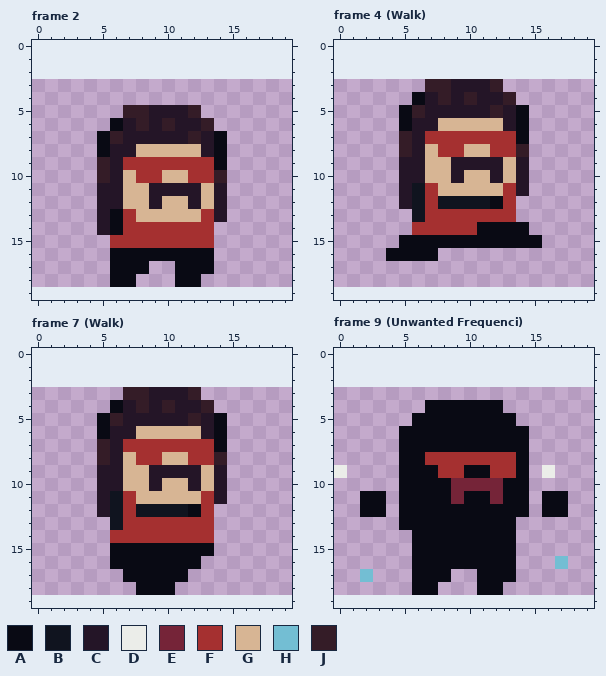
One commit to this pixel-art file: Assets/Sprites/Characters/doc.ase. That is the earlier state.
20x16 pixels, 17 frames. Shown: frame 2, frame 4 (Walk), frame 7 (Walk), frame 9 (Unwanted Frequenci). The old version is drawn lined up with the new one, on the new canvas. The commit also changed other frames, which this record leaves out.
Visible layers, top first: "Layer 1", "Head", "Body".
Palette (. is transparent): A #090a14  B #10141f  C #241527  D #ebede9  E #752438  F #a53030  G #d7b594  H #73bed3  J #341c27
Pixels before, frame 2, first column x 5:
 5 ..JJCCCJ..
 6 .ACJCJCCJ.
 7 AJCCCCCJCA
 8 ACCGGGGGCA
 9 JCFFFFFFFA
10 JCGFFGGFFJ
11 CCGGCCCCGC
12 CCGGCGGCGC
13 CAFGGGGGFC
14 CAFFFFFFF.
15 .FFFFFFFF.
16 .AAAAAAAA.
17 .AAA..AAA.
18 .AA...AA..
Pixels before, frame 4 (Walk), first column x 4:
 3 ...JJCCCJ...
 4 ..ACJCJCCJ..
 5 .AJCCCCCJCA.
 6 .ACCGGGGGCA.
 7 .JCFFFFFFFA.
 8 .JCGFFGGFFJ.
 9 .CCGGCCCCGC.
10 .CCGGCGGCGC.
11 .CBFGGGGGFC.
12 .CBFBBBBAF..
13 ..BFFFFFFF..
14 ..FFFFFAAAA.
15 .AAAAAAAAAAA
16 AAAA........
Pixels before, frame 7 (Walk), first column x 5:
 3 ..JJCCCJ..
 4 .ACJCJCCJ.
 5 AJCCCCCJCA
 6 ACCGGGGGCA
 7 JCFFFFFFFA
 8 JCGFFGGFFJ
 9 CCGGCCCCGC
10 CCGGCGGCGC
11 CBFGGGGGFC
12 CBFBBBBAF.
13 .BFFFFFFF.
14 .FFFFFFFF.
15 .AAAAAAAA.
16 .AAAAAAA..
17 ..AAAAA...
18 ...AAA....
Pixels before, frame 9 (Unwanted Frequenci), first column x 0:
 4 .......AAAAAA.....
 5 ......AAAAAAAA....
 6 .....AAAAAAAAAA...
 7 .....AAAAAAAAAA...
 8 .....AAFFFFFFFA...
 9 D....AAAFFAAFFA.D.
10 .....AAAAEEEEAA...
11 ..AA.AAAAEAAEAA.AA
12 ..AA.AAAAAAAAAA.AA
13 .....AAAAAAAAA....
14 ......AAAAAAAA....
15 ......AAAAAAAA....
16 ......AAAAAAAA...H
17 ..H...AAA..AAA....
18 ......AA...AA.....
The same view after the edit:
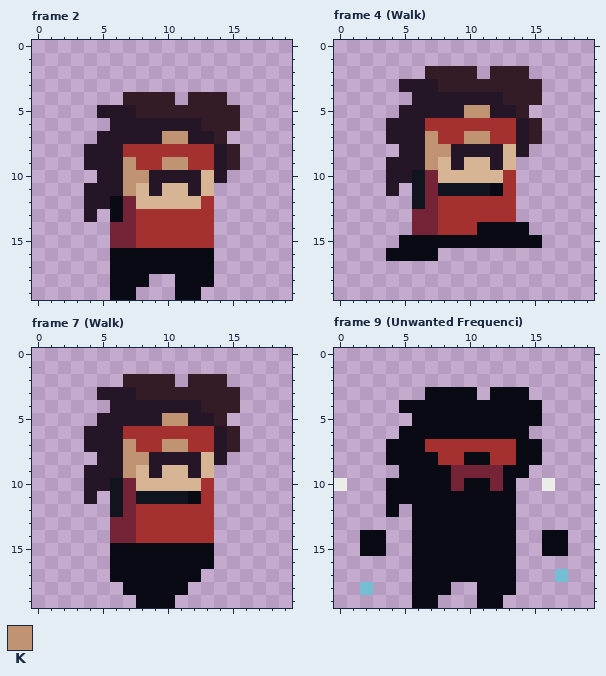
Colours new in this view: K #c09473
Difference:
canvas 20x16 -> 20x20, the old top-left corner now at 0,3
Changed rows in their new state; - is an unchanged pixel.
Frame 2:
first column x 4:
 4 ---JJJJ-JJJ-
 5 -CCC-JJJ-JJJ
 6 --C-C-C---JJ
 7 -CC---KKC-J-
 8 CC-FFFFFFFCJ
 9 CC-K--KK--CJ
10 -C-KKCCCCGC-
11 C--K--GG--.-
12 C-AE-G--GF.-
13 C.-EFFFFF-.-
14 -.EE--------
15 --EE--------
17 -----AA-----
18 ----A----A--
19 --AA---AA---
Frame 4 (Walk):
first column x 4:
 2 ---JJJJ-JJJ-
 3 -CCC-JJJ-JJJ
 4 --C-C-C---JJ
 5 -CC---KKC-J-
 6 CC-FFFFFFFCJ
 7 CC-K--KK--CJ
 8 -C-KKCCCCGC-
 9 C--K--GG--.-
10 C-BE-G--GF.-
11 C.-EBBBBA-.-
12 -.-EFFFFF---
13 --EE--------
14 --EE--------
Frame 7 (Walk):
first column x 4:
 2 ---JJJJ-JJJ-
 3 -CCC-JJJ-JJJ
 4 --C-C-C---JJ
 5 -CC---KKC-J-
 6 CC-FFFFFFFCJ
 7 CC-K--KK--CJ
 8 -C-KKCCCCGC-
 9 C--K--GG--.-
10 C-BE-G--GF.-
11 C.-EBBBBA-.-
12 -.-EFFFFF---
13 --EE--------
14 --EE--------
16 ---------A--
17 --A-----A---
18 ---A---A----
19 ----AAA-----
Frame 9 (Unwanted Frequenci):
first column x 0:
 3 -------AAAA-AAA---
 4 -----AA------AAA--
 5 --------------AA--
 7 ----A--FFFFFFF-A--
 8 ----A--A--AA---A--
 9 .-------AEEEEA--.-
10 D---A-----AA--.-D-
11 --..A----A--A-.-..
12 --..A.--------.-..
13 -----.------------
14 --AA------------AA
15 --AA------------AA
16 -----------------.
17 --.------AA------H
18 --H-----A----A----
19 ------AA---AA-----
